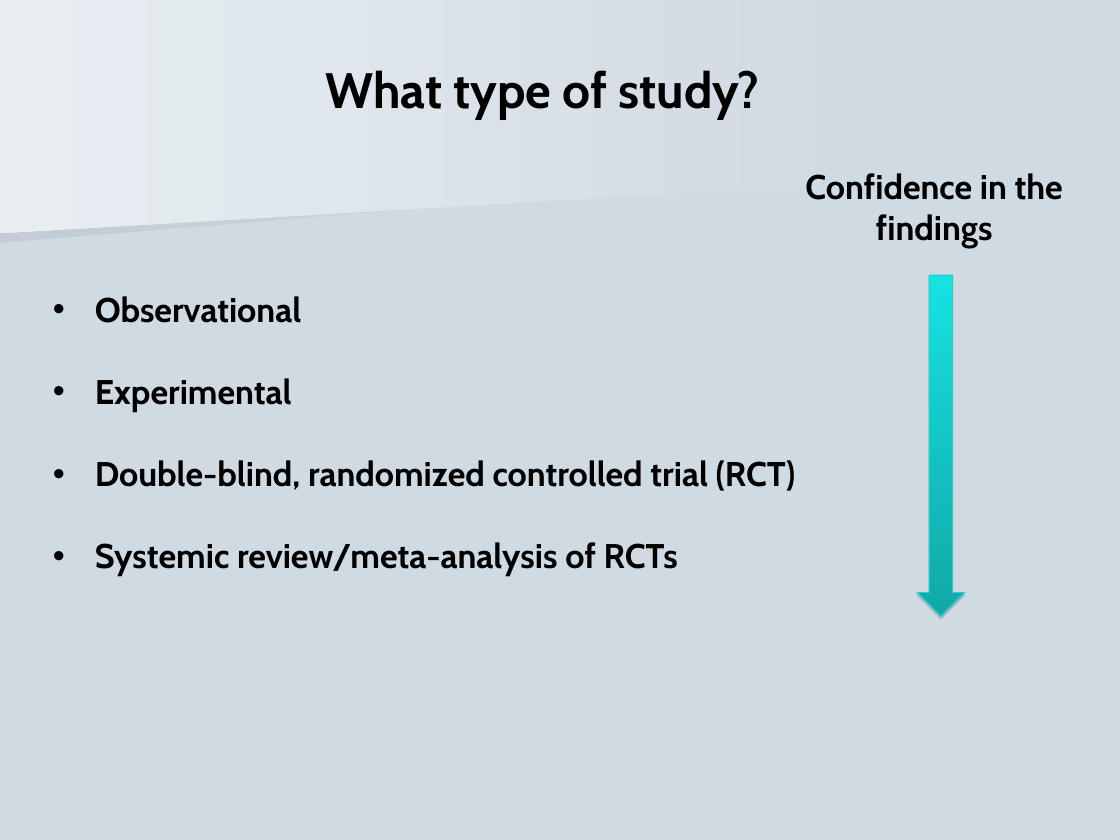
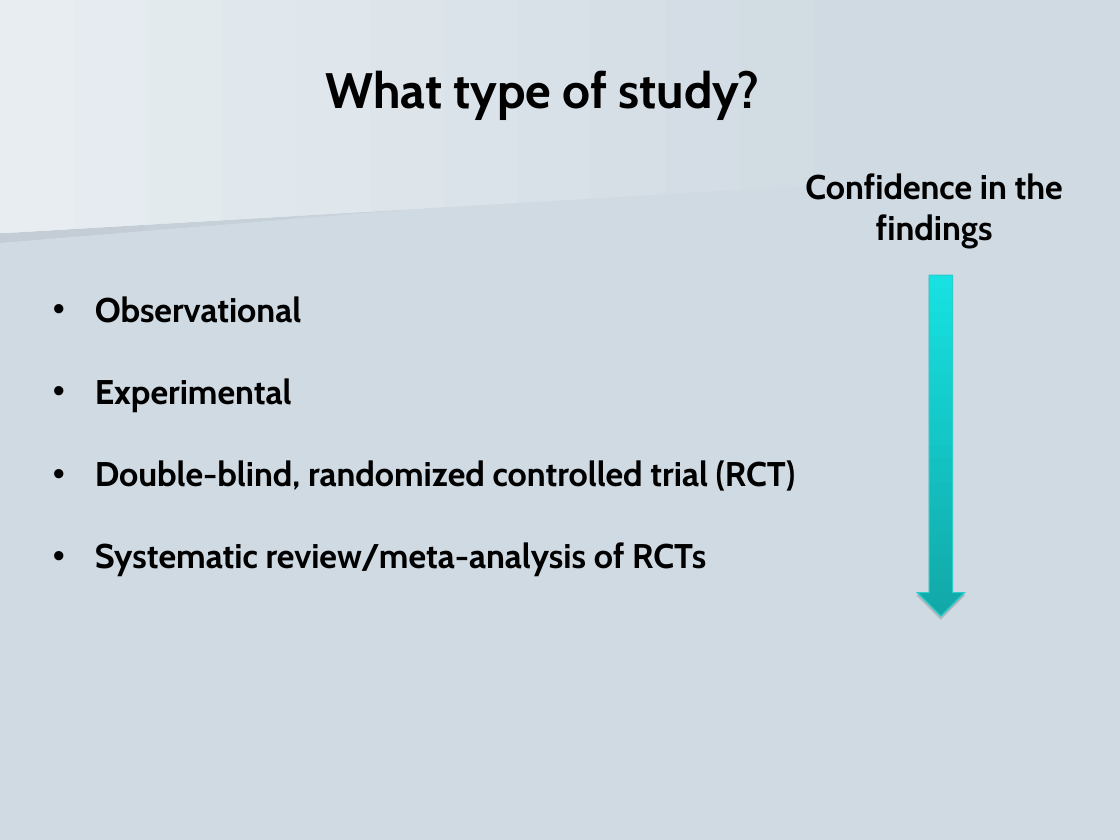
Before and after one commit to paldhous/NICAR, a slide deck: slide 3 of 2015/presentations/Aldhous_critical_questions.ppt. Drawn at 1120x840 pixels with LibreOffice and Linux fonts; fonts in the diff are those of the drawing. Boxes give left, top, right and bottom in pixels: in the first picture for what was removed or moved away, otherwise in the second. Text is boxed around its words. In the diff, an @@ line names an element or a change of style, - is before the commit and + after.

Commit message:
corrected typos in slides

```diff
--- a/2015/presentations/Aldhous_critical_questions.ppt
+++ b/2015/presentations/Aldhous_critical_questions.ppt
@@ text at (95,542,706,577): text changed @@
-• Systemic review/meta-analysis of RCTs
+• Systematic review/meta-analysis of RCTs
```
Also in this commit, not shown: 2 other slides changed, 1 other file.
